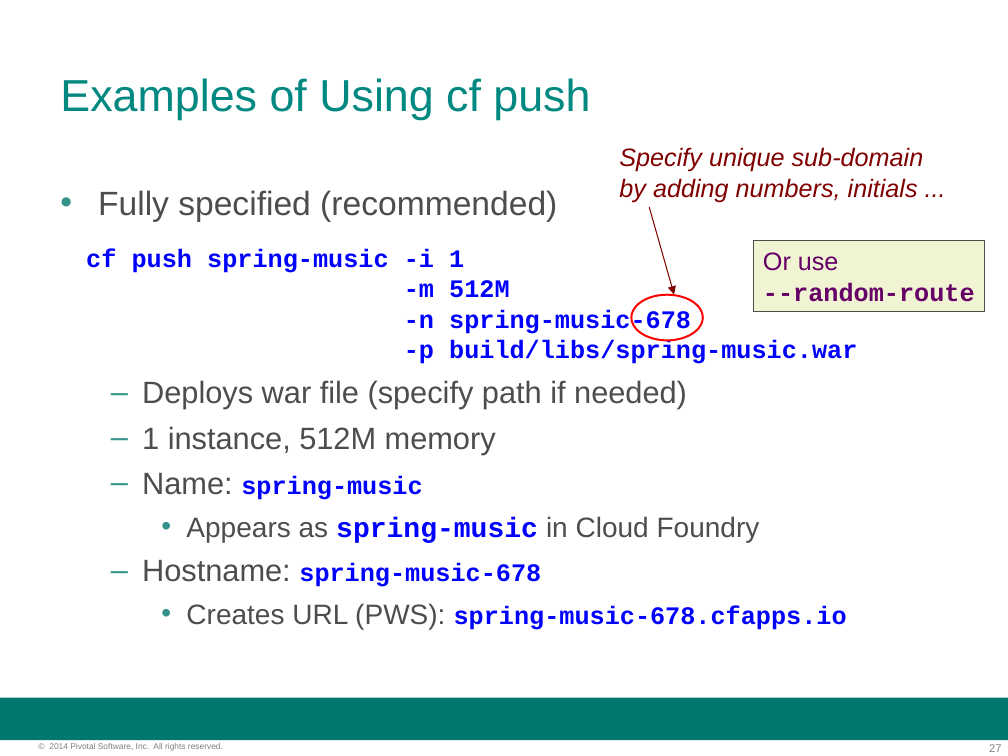
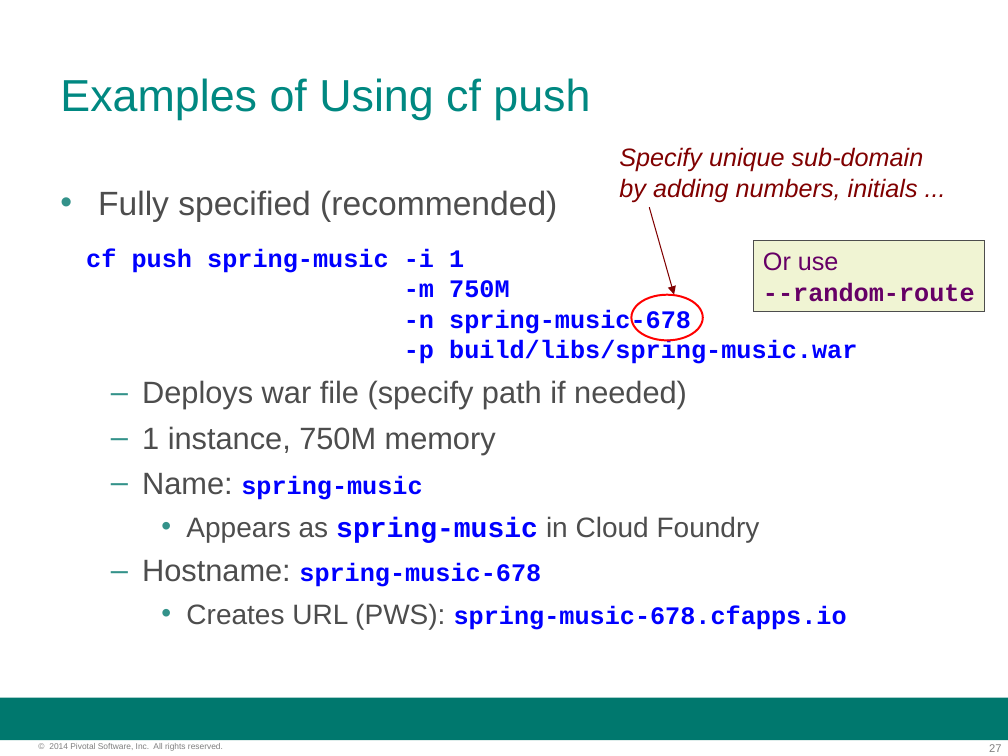
Before and after one commit to ptothpal/cf-developer-resources, a slide deck: slide 27 of slides/02-getting-started-cli.ppt. Drawn at 1008x756 pixels with LibreOffice and Linux fonts; fonts in the diff are those of the drawing; background and template pictures are left out. Boxes give left, top, right and bottom in pixels: in the first picture for what was removed or moved away, otherwise in the second. Text is boxed around its words. In the diff, an @@ line names an element or a change of style, - is before the commit and + after.

```diff
--- a/slides/02-getting-started-cli.ppt
+++ b/slides/02-getting-started-cli.ppt
@@ text at [404,280,509,298]: text changed @@
--m 512M
+-m 750M
@@ text at [142,426,496,454]: text changed @@
-  – 1 instance, 512M memory
+  – 1 instance, 750M memory
```
Also in this commit, not shown: 5 other slides changed, 1 slide added, 2 other files.
